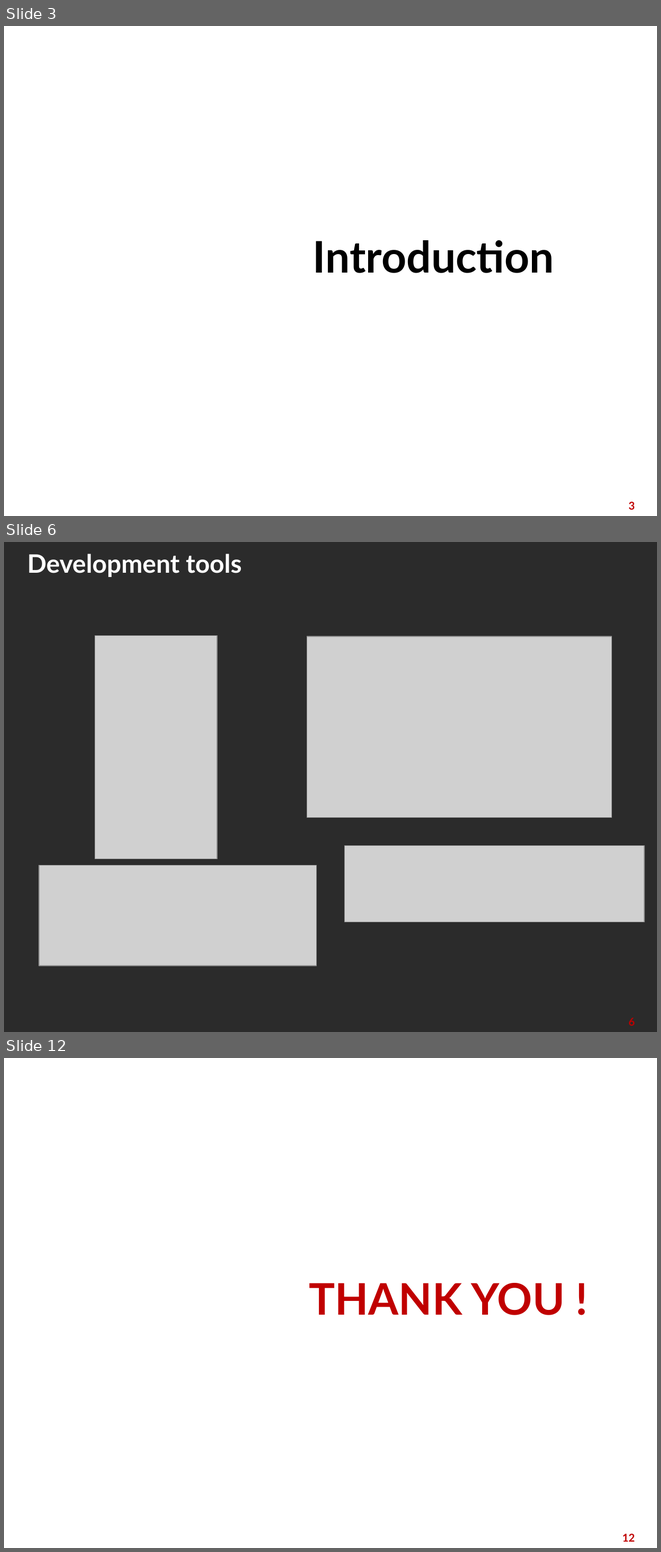
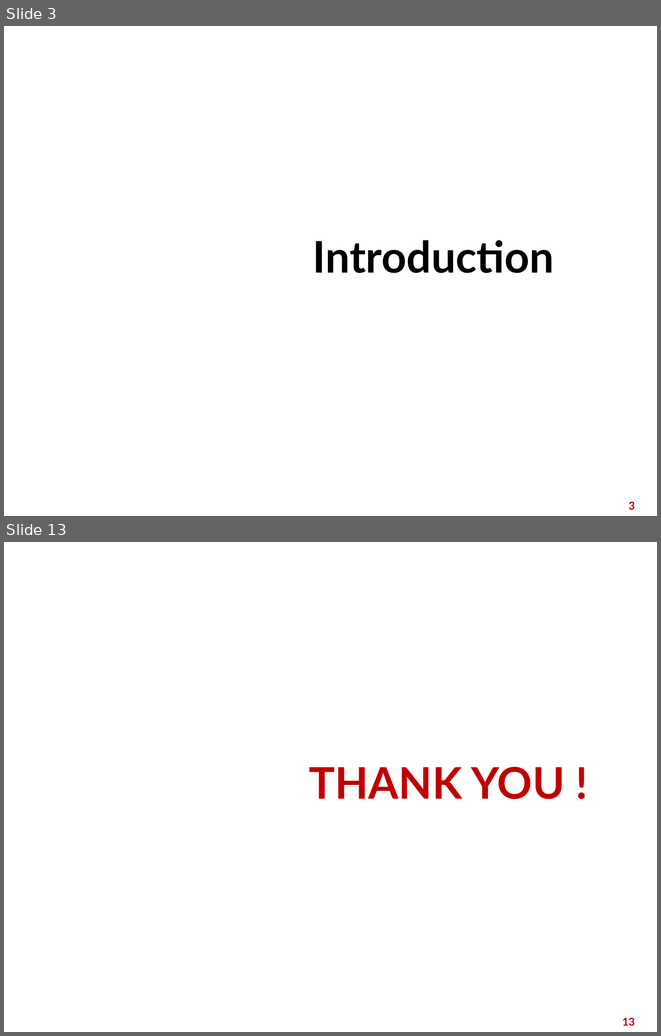
Before and after one commit to nnt2606/semantic-web, a slide deck: Semantic web.pptx. Shown one above the other, each under a label of ours: slides 3, 6 and 12 before the commit, slides 3 and 13 after it; the slides between them are not shown. The pictures are 661x1552 and 661x1036 pixels, drawn with LibreOffice and Linux fonts; fonts in the diff are those of the drawing; grey boxes stand for pictures; background and template pictures are left out; a plain dark background stands for a picture behind light text. Boxes give left, top, right and bottom in pixels: in the first picture for what was removed or moved away, otherwise in the second. Text is boxed around its words. In the diff, an @@ line names an element or a change of style, - is before the commit and + after.

```diff
--- a/Semantic web.pptx
+++ b/Semantic web.pptx
@@ slide 6 removed at (4,542,657,1032), background picture (left out) @@
@@ title removed at (27,554,241,577) @@
-Development tools
@@ picture removed at (95,635,217,859) @@
@@ picture removed at (307,636,612,817) @@
@@ picture removed at (344,846,644,922) @@
@@ picture removed at (40,865,317,966) @@
@@ page number removed at (628,1017,635,1025) @@
-6
@@ what was slide 12 is now slide 13 @@
@@ page number at (623,1017,635,1025): text changed @@
-12
+13
```
Also in this commit, not shown: 3 slides changed, 8 slides added, 6 other slides removed.
